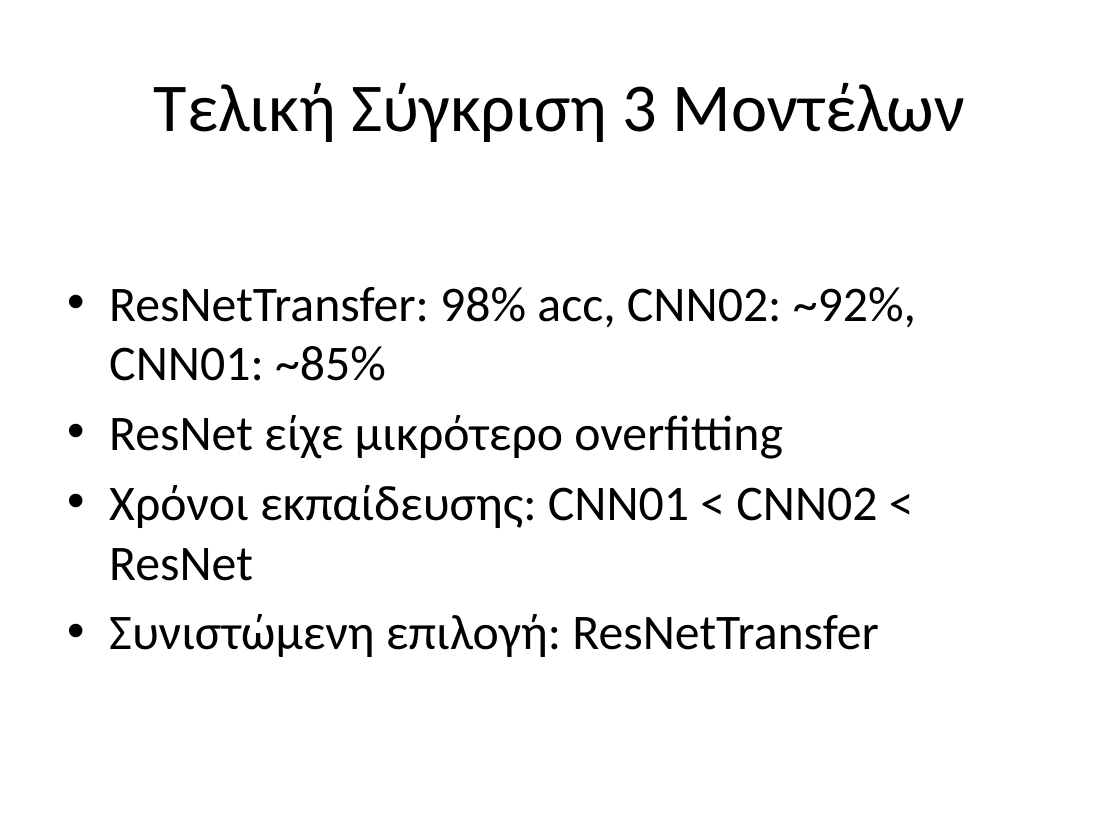
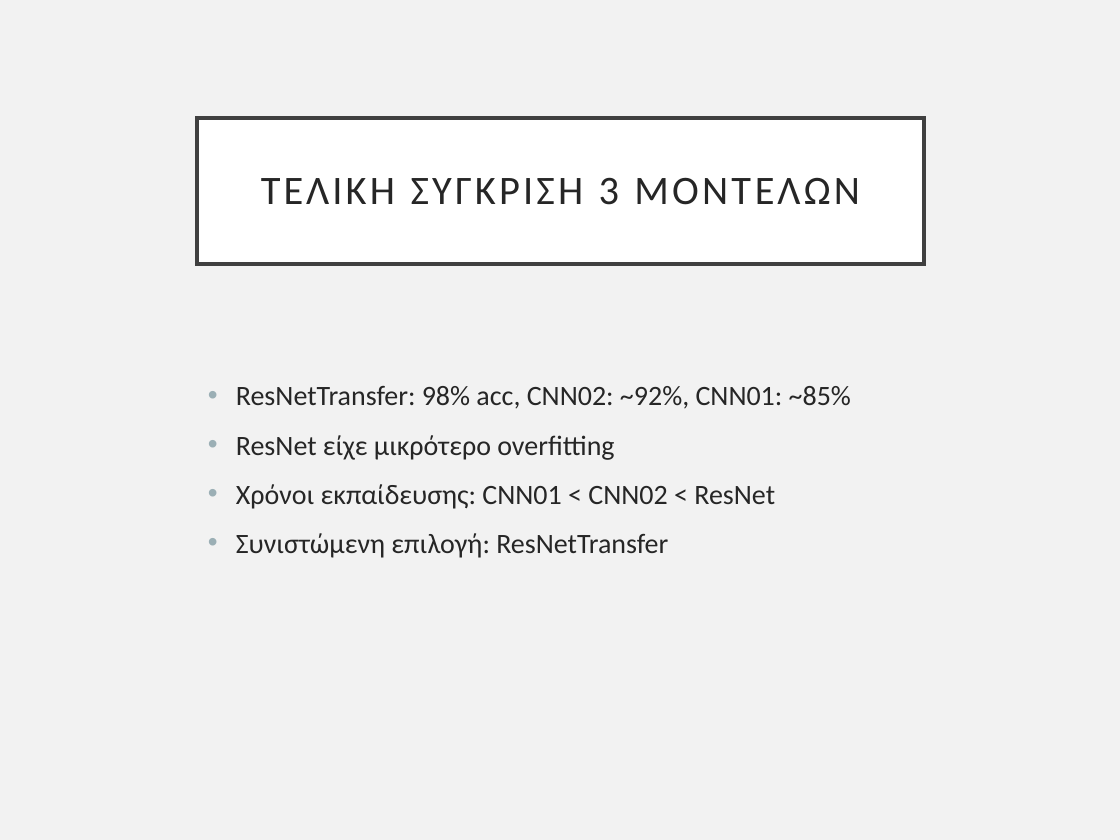
Before and after one commit to pkatpk/see-animal-dl, a slide deck: slide 10 of slides/Final_Presentation_CNN_ResNet_SeaAnimals.pptx. Drawn at 1120x840 pixels with LibreOffice and Linux fonts; fonts in the diff are those of the drawing. Boxes give left, top, right and bottom in pixels: in the first picture for what was removed or moved away, otherwise in the second. Text is boxed around its words. In the diff, an @@ line names an element or a change of style, - is before the commit and + after.

```diff
--- a/slides/Final_Presentation_CNN_ResNet_SeaAnimals.pptx
+++ b/slides/Final_Presentation_CNN_ResNet_SeaAnimals.pptx
@@ background #FFFFFF to #F2F2F2 @@
@@ title "ΤΕΛΙΚΉ ΣΎΓΚΡΙΣΗ 3 ΜΟΝΤΈΛΩΝ" resized from (x1=154, y1=82, x2=965, y2=142) to (x1=197, y1=118, x2=924, y2=263) @@
@@ title "ΤΕΛΙΚΉ ΣΎΓΚΡΙΣΗ 3 ΜΟΝΤΈΛΩΝ" at (x1=197, y1=118, x2=924, y2=263): fill none to #FFFFFF; outline none to #404040 2.5 pt @@
@@ title at (x1=261, y1=177, x2=859, y2=205): text changed; size 44 to 26 pt; text colour #000000 to #262626 @@
-Τελική Σύγκριση 3 Μοντέλων
+ΤΕΛΙΚΉ ΣΎΓΚΡΙΣΗ 3 ΜΟΝΤΈΛΩΝ
@@ text "ResNetTransfer: 98% acc, CNN02: ~92%, ..." moved from (x1=109, y1=287, x2=916, y2=657) to (x1=236, y1=386, x2=851, y2=558) @@
@@ text "ResNetTransfer: 98% acc, CNN02: ~92%, ..." at (x1=236, y1=386, x2=851, y2=558): size 32 to 18 pt, text colour #000000 to #262626; indent changed; more space between paragraphs @@
```
Also in this commit, not shown: 13 other slides changed, 2 slides added, 1 slide removed, 3 other files.
